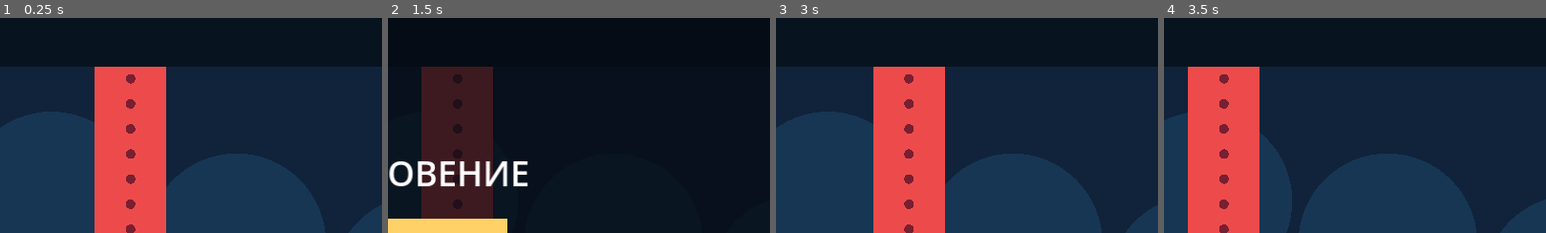
Above: before the commit, frames 1-4 (left to right).
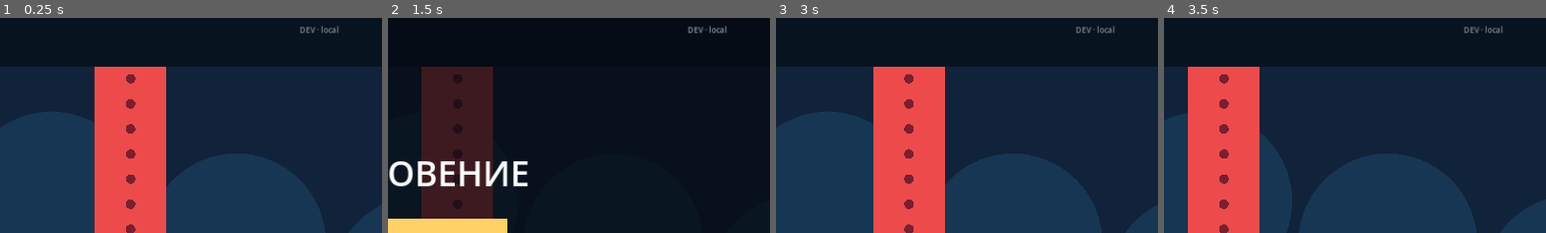
Above: after the commit, the same moments.

Repository: ted7007/test-ai-game
Game: Godot game, scene res://main.tscn
Same seed, same stepped clock (60 frames per second), same inputs: the game is played once before the commit and once after it.
Inputs (mouse positions are % of the whole screen's width and height, from its top left):
- Up to frame 1 (0.25 s): no input
- Up to frame 2 (1.5 s): click (92, 3) at 0.5 s, where only the run after the commit has a clickable "DEV · local"; click (92, 3) at 1.25 s, where only the run after the commit has a clickable "DEV · local"
- Up to frame 3 (3 s): click (92, 3) at 2 s, where only the run after the commit has a clickable "DEV · local"; tap Enter (ui_accept) at 2.75 s; move the mouse to (72, 45) at 2.77 s; hold Enter (ui_accept) from 2.78 s (still down); click (72, 45) at 2.92 s
- Up to frame 4 (3.5 s): keep holding Enter (ui_accept)
The pictures show only the part of the screen within x 50-100%, y 0-50%; the shares and areas given below are measured in that part.

The runs differ from the first frame. In frame 1, 0.2% of the frame differs, in the area x 78-89%, y 3-8%; in frame 2, 0.2%; in frame 3, 0.2%; in frame 4, 0.2%.

Commit message:
Add development debug overlay infrastructure

Diff:
--- /dev/null
+++ b/debug/build_info.gd
@@ -0,0 +1,21 @@
+extends Node
+
+const Metadata = preload("res://debug/build_metadata.gd")
+
+func is_development() -> bool:
+	return Metadata.BUILD_TYPE == "dev"
+
+func version() -> String:
+	return "v%s" % Metadata.VERSION
+
+func build_type() -> String:
+	return Metadata.BUILD_TYPE
+
+func commit() -> String:
+	return Metadata.COMMIT_SHA
+
+func built_at() -> String:
+	return Metadata.BUILD_TIMESTAMP if not Metadata.BUILD_TIMESTAMP.is_empty() else "local"
+
+func compact_label() -> String:
+	return "DEV · %s" % commit()
--- /dev/null
+++ b/debug/build_metadata.gd
@@ -0,0 +1,8 @@
+## This file is rewritten temporarily by scripts/build_android.ps1 for an APK export.
+## The checked-in defaults keep local editor runs informative and self-contained.
+extends RefCounted
+
+const VERSION := "0.1.0-dev"
+const BUILD_TYPE := "dev"
+const COMMIT_SHA := "local"
+const BUILD_TIMESTAMP := ""
--- /dev/null
+++ b/debug/debug_log.gd
@@ -0,0 +1,18 @@
+extends Node
+
+const MAX_EVENTS := 10
+
+var _events: Array[String] = []
+
+func event(title: String, detail: String = "") -> void:
+	if not BuildInfo.is_development():
+		return
+	var message := title
+	if not detail.is_empty():
+		message += ": %s" % detail
+	_events.append("%.2f %s" % [Time.get_ticks_msec() / 1000.0, message])
+	if _events.size() > MAX_EVENTS:
+		_events.pop_front()
+
+func recent_events() -> Array[String]:
+	return _events.duplicate()
--- /dev/null
+++ b/debug/debug_overlay.gd
@@ -0,0 +1,119 @@
+extends CanvasLayer
+
+var _panel: PanelContainer
+var _details: Label
+var _events: Label
+var _badge: Button
+var _visible := false
+var _tap_count := 0
+var _last_tap_msec := 0
+var _game_data := {
+	"scene": "-", "state": "-", "elapsed": 0.0,
+	"position": Vector2.ZERO, "velocity": Vector2.ZERO,
+	"vertical_velocity": 0.0, "alive": false,
+	"touch": "-", "input": "-", "frame_time": 0.0,
+}
+
+func _ready() -> void:
+	if not BuildInfo.is_development():
+		return
+	layer = 100
+	_build_ui()
+	DebugLog.event("Debug session started")
+
+func _build_ui() -> void:
+	_badge = Button.new()
+	_badge.text = BuildInfo.compact_label()
+	_badge.tooltip_text = "Tap five times quickly to open debug info"
+	_badge.flat = true
+	_badge.focus_mode = Control.FOCUS_NONE
+	_badge.position = Vector2(1080, 8)
+	_badge.size = Vector2(190, 30)
+	_badge.add_theme_font_size_override("font_size", 13)
+	_badge.modulate = Color(0.82, 0.88, 0.96, 0.70)
+	_badge.pressed.connect(_on_badge_pressed)
+	add_child(_badge)
+
+	_panel = PanelContainer.new()
+	_panel.position = Vector2(18, 48)
+	_panel.size = Vector2(490, 570)
+	_panel.visible = false
+	_panel.mouse_filter = Control.MOUSE_FILTER_STOP
+	add_child(_panel)
+	var box := VBoxContainer.new()
+	box.add_theme_constant_override("separation", 6)
+	_panel.add_child(box)
+	var title := Label.new()
+	title.text = "DEBUG OVERLAY"
+	title.add_theme_font_size_override("font_size", 20)
+	box.add_child(title)
+	_details = Label.new()
+	_details.autowrap_mode = TextServer.AUTOWRAP_WORD_SMART
+	_details.add_theme_font_size_override("font_size", 16)
+	box.add_child(_details)
+	var events_title := Label.new()
+	events_title.text = "EVENTS"
+	events_title.add_theme_font_size_override("font_size", 17)
+	box.add_child(events_title)
+	_events = Label.new()
+	_events.autowrap_mode = TextServer.AUTOWRAP_WORD_SMART
+	_events.add_theme_font_size_override("font_size", 14)
+	box.add_child(_events)
+	var copy_button := Button.new()
+	copy_button.text = "COPY DEBUG INFO"
+	copy_button.pressed.connect(_copy_report)
+	box.add_child(copy_button)
+
+func _unhandled_input(input_event: InputEvent) -> void:
+	if not BuildInfo.is_development():
+		return
+	if input_event is InputEventKey and input_event.pressed and not input_event.echo and input_event.keycode == KEY_F3:
+		toggle()
+		get_viewport().set_input_as_handled()
+
+func _process(delta: float) -> void:
+	if not _visible:
+		return
+	_game_data.frame_time = delta * 1000.0
+	_refresh()
+
+func _on_badge_pressed() -> void:
+	var now := Time.get_ticks_msec()
+	if now - _last_tap_msec > 1500:
+		_tap_count = 0
+	_tap_count += 1
+	_last_tap_msec = now
+	if _tap_count >= 5:
+		_tap_count = 0
+		toggle()
+
+func toggle() -> void:
+	_visible = not _visible
+	_panel.visible = _visible
+	if _visible:
+		DebugLog.event("Debug overlay opened")
+		_refresh()
+
+func set_game_data(data: Dictionary) -> void:
+	if not BuildInfo.is_development():
+		return
+	_game_data.merge(data, true)
+
+func is_badge_hit(position: Vector2) -> bool:
+	return BuildInfo.is_development() and is_instance_valid(_badge) and _badge.get_global_rect().has_point(position)
+
+func _refresh() -> void:
+	var state := "paused" if get_tree().paused else str(_game_data.state)
+	var position: Vector2 = _game_data.position
+	var velocity: Vector2 = _game_data.velocity
+	_details.text = "BUILD\n%s\nCommit: %s\nBuilt: %s\n\nPERFORMANCE\nFPS: %d   Frame: %.1f ms\n\nGAME\nScene: %s\nState: %s\nElapsed: %.2f s\n\nPLAYER\nPosition: %.0f, %.0f\nVelocity: %.0f, %.0f\nVertical: %.0f\nAlive: %s\n\nINPUT\nTouch: %s\nLast input: %s" % [BuildInfo.version(), BuildInfo.commit(), BuildInfo.built_at(), Engine.get_frames_per_second(), _game_data.frame_time, _game_data.scene, state, _game_data.elapsed, position.x, position.y, velocity.x, velocity.y, _game_data.vertical_velocity, "yes" if _game_data.alive else "no", _game_data.touch, _game_data.input]
+	_events.text = "\n".join(DebugLog.recent_events())
+
+func _copy_report() -> void:
+	var position: Vector2 = _game_data.position
+	var velocity: Vector2 = _game_data.velocity
+	var report := "Game: %s\nBuild: %s\nCommit: %s\nBuilt: %s\nScene: %s\nState: %s\nFPS: %d\nPlayerPos: %.0f, %.0f\nPlayerVelocity: %.0f, %.0f\nLastEvents:" % [BuildInfo.version(), BuildInfo.build_type(), BuildInfo.commit(), BuildInfo.built_at(), _game_data.scene, _game_data.state, Engine.get_frames_per_second(), position.x, position.y, velocity.x, velocity.y]
+	for entry in DebugLog.recent_events():
+		report += "\n- %s" % entry
+	DisplayServer.clipboard_set(report)
+	DebugLog.event("Debug info copied")
--- a/main.gd
+++ b/main.gd
@@ -16,6 +16,8 @@
 var touching := false
 var dead := false
 var won := false
+var elapsed_level_time := 0.0
+var last_input_type := "-"
 var obstacles: Array[Rect2] = [
 	Rect2(820, 85, 120, 300),
 	Rect2(1230, 390, 120, 245),
@@ -28,37 +30,55 @@
 
 func _ready() -> void:
 	get_viewport().size_changed.connect(queue_redraw)
+	DebugLog.event("Player spawned")
 	queue_redraw()
 
 func _input(event: InputEvent) -> void:
+	if event is InputEventScreenTouch and DebugOverlay.is_badge_hit(event.position):
+		return
 	if event is InputEventScreenTouch:
 		touching = event.pressed
+		last_input_type = "touch pressed" if event.pressed else "touch released"
+		DebugLog.event("Touch pressed" if event.pressed else "Touch released")
 	if event is InputEventScreenDrag:
 		touching = true
+		last_input_type = "touch drag"
+	if event is InputEventMouseButton and event.button_index == MOUSE_BUTTON_LEFT:
+		last_input_type = "mouse pressed" if event.pressed else "mouse released"
+		DebugLog.event("Mouse pressed" if event.pressed else "Mouse released")
 	if event.is_action_pressed("ui_accept") and (dead or won):
+		last_input_type = "restart key"
 		restart()
 
 func _physics_process(delta: float) -> void:
 	if dead or won:
+		_publish_debug_data(delta)
 		queue_redraw()
 		return
+	elapsed_level_time += delta
 	var lifting: bool = touching or Input.is_action_pressed("fly")
 	velocity_y += (-LIFT if lifting else GRAVITY) * delta
 	velocity_y = clamp(velocity_y, -470.0, MAX_FALL)
 	player_pos += Vector2(SPEED * delta, velocity_y * delta)
 	var player_box: Rect2 = Rect2(player_pos - Vector2.ONE * PLAYER_RADIUS, Vector2.ONE * PLAYER_RADIUS * 2.0)
 	if player_pos.y - PLAYER_RADIUS <= CEILING_Y or player_pos.y + PLAYER_RADIUS >= FLOOR_Y:
-		die()
+		die("Boundary")
 	for obstacle in obstacles:
 		if player_box.intersects(obstacle):
-			die()
+			DebugLog.event("Collision", "Obstacle")
+			die("Obstacle")
 	if player_pos.x >= FINISH_X:
 		won = true
+		DebugLog.event("Level finished")
+	_publish_debug_data(delta)
 	queue_redraw()
 
-func die() -> void:
+func die(reason: String = "") -> void:
+	if dead:
+		return
 	dead = true
 	touching = false
+	DebugLog.event("Player died", reason)
 
 func restart() -> void:
 	player_pos = Vector2(260.0, 360.0)
@@ -66,7 +86,24 @@
 	dead = false
 	won = false
 	touching = false
+	elapsed_level_time = 0.0
+	DebugLog.event("Restart")
 	queue_redraw()
+
+func _publish_debug_data(delta: float) -> void:
+	var state := "dead" if dead else ("finished" if won else "playing")
+	DebugOverlay.set_game_data({
+		"scene": get_tree().current_scene.name,
+		"state": state,
+		"elapsed": elapsed_level_time,
+		"position": player_pos,
+		"velocity": Vector2(SPEED if not dead and not won else 0.0, velocity_y),
+		"vertical_velocity": velocity_y,
+		"alive": not dead,
+		"touch": "pressed" if touching else "released",
+		"input": last_input_type,
+		"frame_time": delta * 1000.0,
+	})
 
 func _draw() -> void:
 	var size: Vector2 = get_viewport_rect().size
--- a/project.godot
+++ b/project.godot
@@ -14,6 +14,12 @@
 run/main_scene="res://main.tscn"
 config/features=PackedStringArray("4.0", "GL Compatibility")
 config/icon="res://icon.svg"
+
+[autoload]
+
+BuildInfo="*res://debug/build_info.gd"
+DebugLog="*res://debug/debug_log.gd"
+DebugOverlay="*res://debug/debug_overlay.gd"
 
 [display]
 
Not shown, changed: .github/workflows/android.yml
Not shown, changed: BUILDING.md
Not shown, changed: scripts/build_android.ps1
